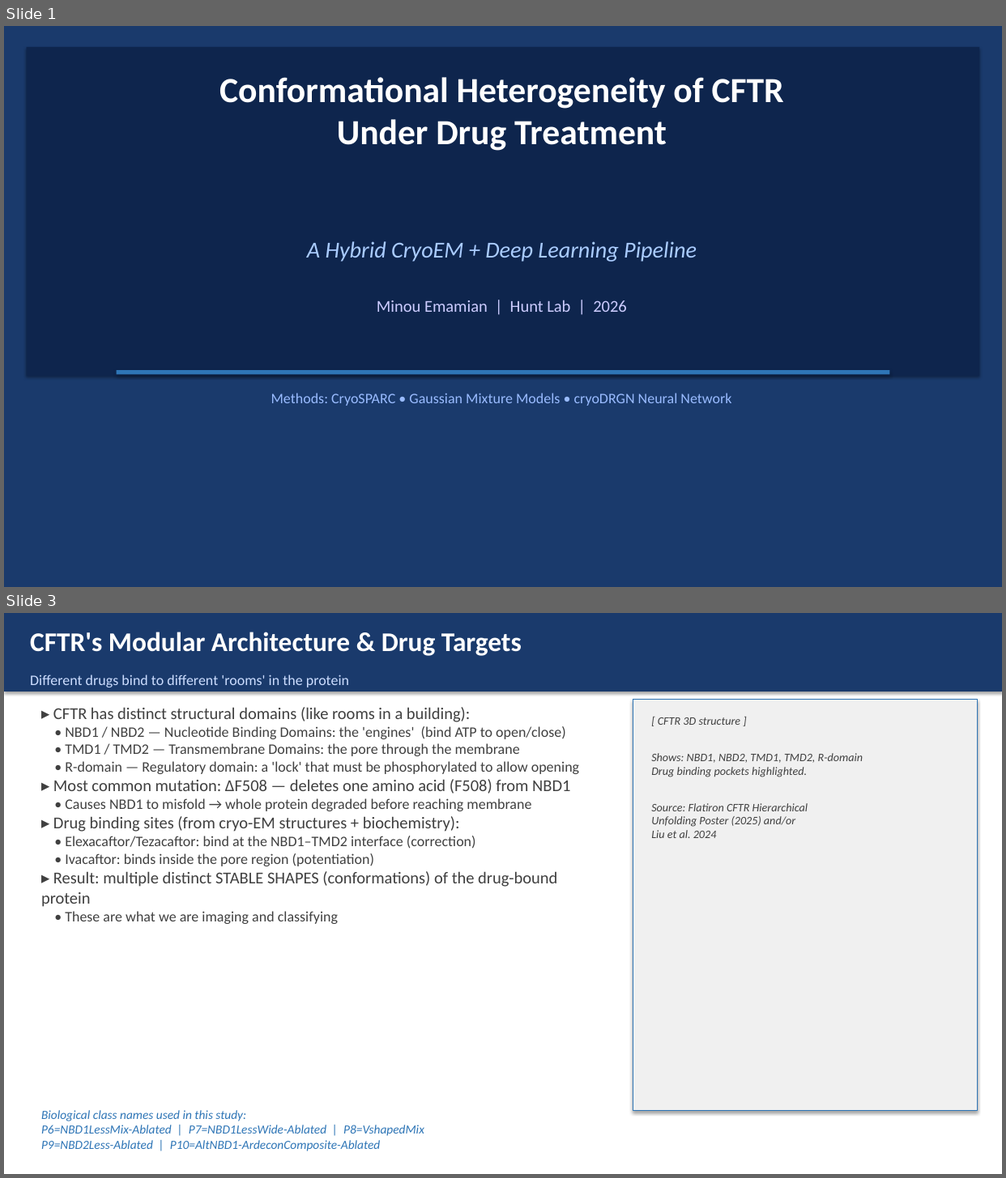
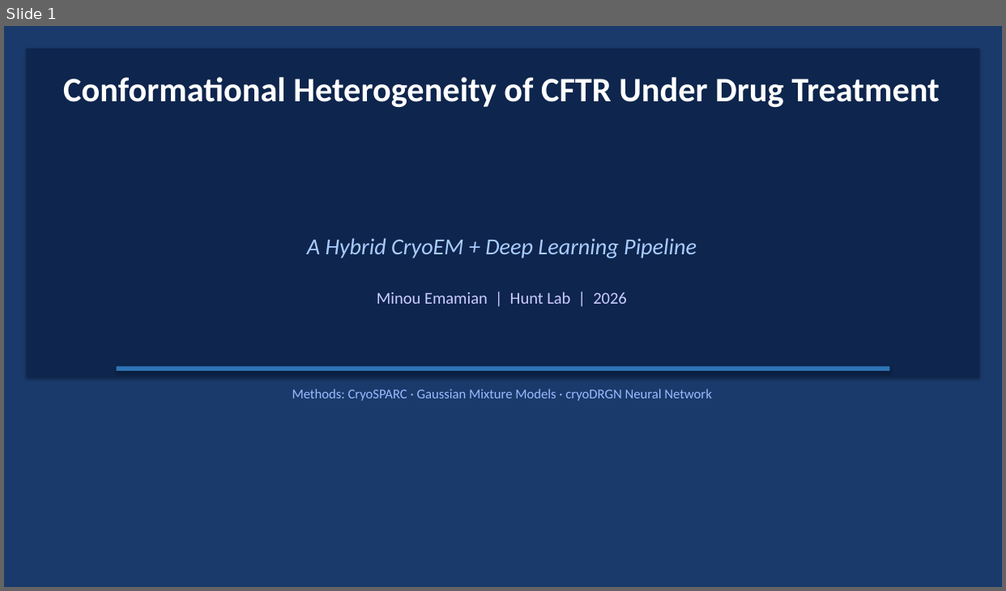
Before and after one commit to minouemmad/cryoem-classification, a slide deck: docs/CFTR_cryoDRGN_presentation.pptx. Shown one above the other, each under a label of ours: slides 1 and 3 before the commit, slide 1 after it; the slides between them are not shown. The pictures are 1006x1178 and 1006x591 pixels, drawn with LibreOffice and Linux fonts; fonts in the diff are those of the drawing. Boxes give left, top, right and bottom in pixels: in the first picture for what was removed or moved away, otherwise in the second. Text is boxed around its words. In the diff, an @@ line names an element or a change of style, - is before the commit and + after.

Commit message:
Update presentation: 14 slides, domain captions, VAE redesign, combined GMM/scatter slide, basin figure, D=128 vs D=256 explanation, K=6 J264

```diff
--- a/docs/CFTR_cryoDRGN_presentation.pptx
+++ b/docs/CFTR_cryoDRGN_presentation.pptx
@@ slide 3 removed at box(4, 613, 1002, 1174), background #FFFFFF @@
@@ rectangle removed at box(4, 613, 1002, 692) @@
@@ text removed at box(30, 632, 522, 656) @@
-CFTR's Modular Architecture & Drug Targets
@@ text removed at box(30, 675, 349, 688) @@
-Different drugs bind to different 'rooms' in the protein
@@ text removed at box(41, 707, 579, 924) @@
-▸ CFTR has distinct structural domains (like rooms in a building):
-• NBD1 / NBD2 — Nucleotide Binding Domains: the 'engines' (bind ATP to open/close)
-• TMD1 / TMD2 — Transmembrane Domains: the pore through the membrane
-• R-domain — Regulatory domain: a 'lock' that must be phosphorylated to allow opening
-▸ Most common mutation: ΔF508 — deletes one amino acid (F508) from NBD1
-• Causes NBD1 to misfold → whole protein degraded before reaching membrane
-▸ Drug binding sites (from cryo-EM structures + biochemistry):
-• Elexacaftor/Tezacaftor: bind at the NBD1–TMD2 interface (correction)
-• Ivacaftor: binds inside the pore region (potentiation)
-▸ Result: multiple distinct STABLE SHAPES (conformations) of the drug-bound protein
-• These are what we are imaging and classifying
@@ rectangle removed at box(633, 699, 978, 1111) @@
@@ text removed at box(651, 717, 863, 838) @@
-[ CFTR 3D structure ]
-Shows: NBD1, NBD2, TMD1, TMD2, R-domain
-Drug binding pockets highlighted.
-Source: Flatiron CFTR Hierarchical
-Unfolding Poster (2025) and/or
-Liu et al. 2024
@@ text removed at box(41, 1110, 424, 1152) @@
-Biological class names used in this study:
-P6=NBD1LessMix-Ablated | P7=NBD1LessWide-Ablated | P8=VshapedMix
-P9=NBD2Less-Ablated | P10=AltNBD1-ArdeconComposite-Ablated
@@ slide 1 changed as well @@
@@ rectangle removed at box(4, 26, 1002, 587) @@
@@ text at box(63, 77, 940, 107): text changed; size 34 to 33 pt @@
-Conformational Heterogeneity of CFTR
-Under Drug Treatment
+Conformational Heterogeneity of CFTR Under Drug Treatment
@@ text "A Hybrid CryoEM + Deep ...": place and size @@
-text "A Hybrid CryoEM + Deep ..." at box(307, 241, 697, 262)
+text "A Hybrid CryoEM + Deep ..." at box(307, 238, 697, 258)
@@ text "Minou Emamian | Hunt Lab ...": place and size @@
-text "Minou Emamian | Hunt Lab ..." at box(377, 300, 626, 312)
+text "Minou Emamian | Hunt Lab ..." at box(377, 292, 626, 304)
@@ rectangle: place and size @@
-rectangle at box(117, 370, 889, 375)
+rectangle at box(117, 367, 889, 371)
@@ text at box(292, 389, 711, 401): text changed; size 14 to 13 pt @@
-Methods: CryoSPARC • Gaussian Mixture Models • cryoDRGN Neural Network
+Methods: CryoSPARC · Gaussian Mixture Models · cryoDRGN Neural Network
```
Also in this commit, not shown: 7 other slides changed, 6 slides added, 6 other slides removed, 1 other file.
